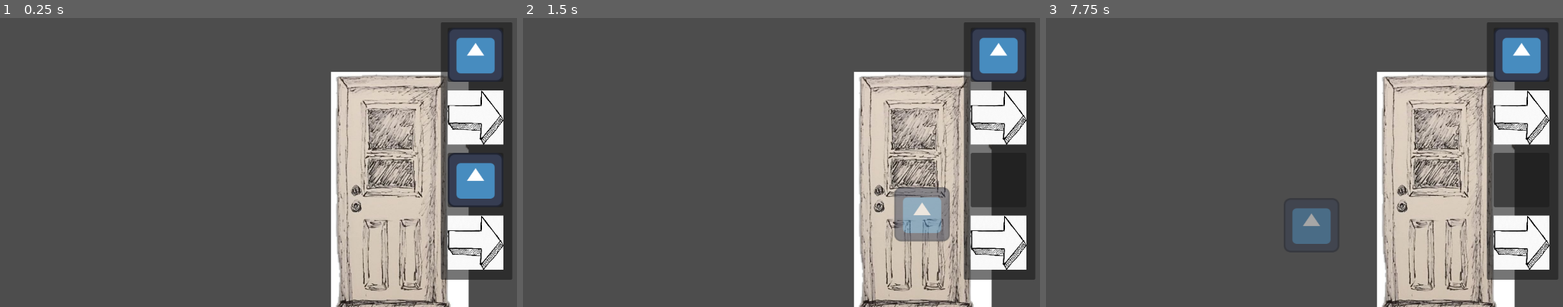
Above: before the commit, frames 1-3 (left to right).
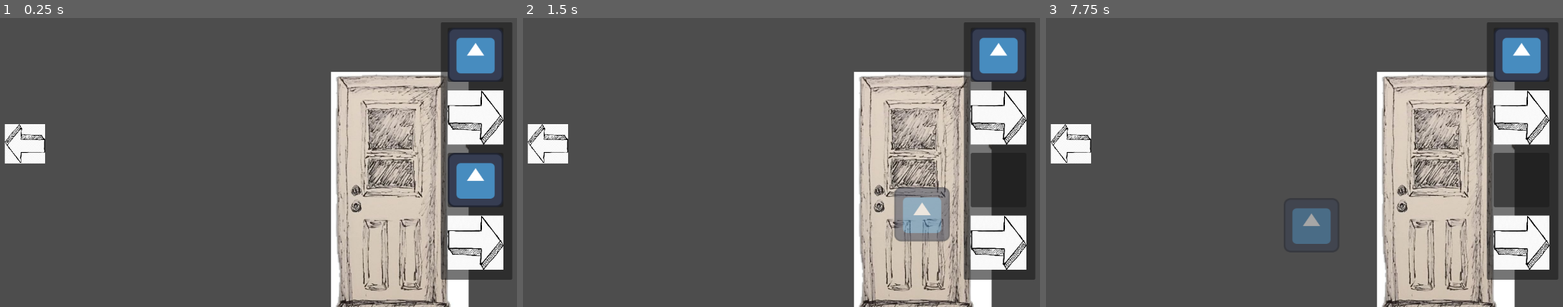
Above: after the commit, the same moments.

Repository: laura1050santos/EV4S3
Game: Godot game, scene res://scenes/cena1.tscn
Two runs of this game, one before a commit and one after it. Both use one fixed random seed, a clock stepped at 60 frames per second and the inputs below. The engine's default icon, where the game draws it, is replaced by a stand-in: a white triangle on a blue panel in a dark square.
Inputs (mouse positions are in pixels of both pictures, inside the frame that each line leads up to):
- Up to frame 1 (0.25 s): no input
- Up to frame 2 (1.5 s): tap Enter at 0.5 s; drag from (915, 197) to (859, 75) at 0.52 s; tap Space at 1.25 s; drag from (972, 194) to (771, 211) at 1.27 s
- Up to frame 3 (7.75 s): move the mouse to (1154, 98) at 2.02 s; press the mouse at (1154, 98) at 2.03 s; release the mouse at (1154, 98) at 2.75 s; tap Enter at 2.75, 4.25 s; drag from (1351, 145) to (1154, 98) at 2.77 s; tap Space at 3.5, 5 s; move the mouse to (1237, 64) at 3.52 s; press the mouse at (1237, 64) at 3.53 s; release the mouse at (1237, 64) at 4.25 s; drag from (1449, 130) to (1237, 64) at 4.27 s; move the mouse to (1211, 162) at 5.02 s; press the mouse at (1211, 162) at 5.03 s; release the mouse at (1211, 162) at 5.75 s; drag from (1382, 75) to (1211, 162) at 5.77 s; move the mouse to (1294, 211) at 6.52 s; press the mouse at (1294, 211) at 6.53 s; release the mouse at (1294, 211) at 7.25 s; drag from (1495, 194) to (1294, 211) at 7.27 s

The runs differ from the first frame. In frame 1, 1.0% of the frame differs, in the area x 0-9%, y 36-51%; in frame 2, 1.0%; in frame 3, 1.0%.

Commit message:
Add files via upload

Diff:
--- /dev/null
+++ b/scenes/Fases.tscn
@@ -0,0 +1,136 @@
+[gd_scene format=3 uid="uid://nvea80qtj18n"]
+
+[ext_resource type="Script" uid="uid://bk1g0ggvauylc" path="res://scripts/item_slot.gd" id="2_hswsb"]
+[ext_resource type="Script" uid="uid://bw8sh38ggq7ik" path="res://scripts/inventory.gd" id="2_t2sse"]
+[ext_resource type="Texture2D" uid="uid://dohev3itxb5uk" path="res://icon.svg" id="3_mu20r"]
+[ext_resource type="Texture2D" uid="uid://esjtml4h1mhu" path="res://Black Outline Drawing Arrow 3D Effect Point Right.jpeg" id="4_1ji4w"]
+[ext_resource type="Resource" uid="uid://r3plls5c0nu" path="res://recursos/godotzinho.tres" id="4_t6213"]
+[ext_resource type="Resource" uid="uid://bhyalfwygln4" path="res://recursos/seta.tres" id="6_ai134"]
+[ext_resource type="PackedScene" uid="uid://ckhwohuopfu6i" path="res://scenes/fase1.tscn" id="8_e0qmy"]
+[ext_resource type="Script" uid="uid://yw26bij3lsj4" path="res://scripts/word_drop_area.gd" id="9_q0ogx"]
+
+[node name="Fases" type="Sprite2D" unique_id=2030175741]
+position = Vector2(589, 319.00003)
+rotation = 0.003354011
+scale = Vector2(0.7252294, 0.7097239)
+
+[node name="WordDropArea" type="Control" parent="." unique_id=1712967252]
+clip_contents = true
+layout_mode = 3
+anchors_preset = 15
+anchor_right = 1.0
+anchor_bottom = 1.0
+offset_left = -800.0
+offset_top = -450.0
+offset_right = 774.3827
+offset_bottom = 466.59766
+grow_horizontal = 2
+grow_vertical = 2
+mouse_filter = 1
+script = ExtResource("9_q0ogx")
+
+[node name="CanvasLayer" type="CanvasLayer" parent="." unique_id=1050914594]
+
+[node name="inventory" type="Panel" parent="CanvasLayer" unique_id=1461794080]
+anchors_preset = -1
+anchor_left = 0.845
+anchor_top = 0.51500005
+anchor_right = 0.845
+anchor_bottom = 0.51500005
+offset_left = -71.44006
+offset_top = -258.72003
+offset_right = 72.55994
+offset_bottom = 259.27997
+grow_horizontal = 2
+grow_vertical = 2
+size_flags_horizontal = 4
+size_flags_vertical = 4
+script = ExtResource("2_t2sse")
+
+[node name="GridContainer" type="GridContainer" parent="CanvasLayer/inventory" unique_id=495445096]
+unique_name_in_owner = true
+layout_mode = 1
+anchors_preset = 8
+anchor_left = 0.5
+anchor_top = 0.5
+anchor_right = 0.5
+anchor_bottom = 0.5
+offset_left = -58.0
+offset_top = -248.0
+offset_right = 54.0
+offset_bottom = 239.0
+grow_horizontal = 2
+grow_vertical = 2
+theme_override_constants/h_separation = 12
+theme_override_constants/v_separation = 17
+
+[node name="itemSlot" type="Panel" parent="CanvasLayer/inventory/GridContainer" unique_id=1228606469]
+custom_minimum_size = Vector2(112, 109)
+layout_mode = 2
+script = ExtResource("2_hswsb")
+item = ExtResource("4_t6213")
+
+[node name="icon" type="TextureRect" parent="CanvasLayer/inventory/GridContainer/itemSlot" unique_id=561639030]
+layout_mode = 1
+anchors_preset = 15
+anchor_right = 1.0
+anchor_bottom = 1.0
+grow_horizontal = 2
+grow_vertical = 2
+texture = ExtResource("3_mu20r")
+expand_mode = 1
+metadata/_edit_use_anchors_ = true
+
+[node name="itemSlot3" type="Panel" parent="CanvasLayer/inventory/GridContainer" unique_id=728027775]
+custom_minimum_size = Vector2(112, 109)
+layout_mode = 2
+script = ExtResource("2_hswsb")
+item = ExtResource("6_ai134")
+
+[node name="icon" type="TextureRect" parent="CanvasLayer/inventory/GridContainer/itemSlot3" unique_id=1041577781]
+layout_mode = 1
+anchors_preset = 15
+anchor_right = 1.0
+anchor_bottom = 1.0
+grow_horizontal = 2
+grow_vertical = 2
+expand_mode = 1
+metadata/_edit_use_anchors_ = true
+
+[node name="itemSlot2" type="Panel" parent="CanvasLayer/inventory/GridContainer" unique_id=30609785]
+custom_minimum_size = Vector2(112, 109)
+layout_mode = 2
+script = ExtResource("2_hswsb")
+item = ExtResource("4_t6213")
+
+[node name="icon" type="TextureRect" parent="CanvasLayer/inventory/GridContainer/itemSlot2" unique_id=613110089]
+layout_mode = 1
+anchors_preset = 15
+anchor_right = 1.0
+anchor_bottom = 1.0
+grow_horizontal = 2
+grow_vertical = 2
+expand_mode = 1
+metadata/_edit_use_anchors_ = true
+
+[node name="itemSlot4" type="Panel" parent="CanvasLayer/inventory/GridContainer" unique_id=120152961]
+custom_minimum_size = Vector2(112, 109)
+layout_mode = 2
+script = ExtResource("2_hswsb")
+item = ExtResource("6_ai134")
+
+[node name="icon" type="TextureRect" parent="CanvasLayer/inventory/GridContainer/itemSlot4" unique_id=1345834371]
+layout_mode = 1
+anchors_preset = 15
+anchor_right = 1.0
+anchor_bottom = 1.0
+grow_horizontal = 2
+grow_vertical = 2
+texture = ExtResource("4_1ji4w")
+expand_mode = 1
+metadata/_edit_use_anchors_ = true
+
+[node name="faseContent" type="Node" parent="." unique_id=2033394616]
+
+[node name="fase1" parent="faseContent" unique_id=391231545 instance=ExtResource("8_e0qmy")]
+position = Vector2(589, 319.00003)
--- a/scenes/cena1.tscn
+++ b/scenes/cena1.tscn
@@ -3,7 +3,7 @@
 [ext_resource type="Texture2D" uid="uid://xxmnp2loxyp" path="res://Ellens Sketchbook on Instagram_ “Scribbly sketch #wip #inktober #pen #pensketch #ink #blackink #uniball #art #sketch #sketchbook #drawing #door #doorway #entrance”.jpeg" id="1_j7yu6"]
 [ext_resource type="Script" uid="uid://cf43kjp0m6453" path="res://scripts/area_2d.gd" id="2_26c1w"]
 [ext_resource type="Script" uid="uid://d42u1o805uge" path="res://scripts/collision_shape_2d_porta.gd" id="4_mc1gy"]
-[ext_resource type="PackedScene" uid="uid://nvea80qtj18n" path="res://scenes/inventario.tscn" id="9_m5i17"]
+[ext_resource type="PackedScene" uid="uid://nvea80qtj18n" path="res://scenes/Fases.tscn" id="9_m5i17"]
 
 [sub_resource type="RectangleShape2D" id="RectangleShape2D_p6d6i"]
 size = Vector2(211, 481)
--- /dev/null
+++ b/scenes/fase.tscn
@@ -0,0 +1,40 @@
+[gd_scene format=3 uid="uid://cxf0n8iinai4t"]
+
+[ext_resource type="Texture2D" uid="uid://esjtml4h1mhu" path="res://Black Outline Drawing Arrow 3D Effect Point Right.jpeg" id="1_tgoi4"]
+[ext_resource type="Script" uid="uid://bn41y10sh7gt2" path="res://scripts/seta_esquerda.gd" id="2_imrr5"]
+
+[sub_resource type="RectangleShape2D" id="RectangleShape2D_q0yem"]
+size = Vector2(743.04443, 660.9972)
+
+[node name="fase" type="Node2D" unique_id=391231545]
+rotation = 0.003354011
+scale = Vector2(0.72522944, 0.7097239)
+
+[node name="paredes" type="Node" parent="." unique_id=1616933240]
+
+[node name="parede1" type="Node2D" parent="paredes" unique_id=649457082]
+visible = false
+
+[node name="ColorRect" type="ColorRect" parent="paredes/parede1" unique_id=237239753]
+offset_right = 1150.0
+offset_bottom = 655.0
+
+[node name="setas" type="Node" parent="." unique_id=976764663]
+
+[node name="setaEsquerda" type="Sprite2D" parent="setas" unique_id=1001028190]
+top_level = true
+position = Vector2(65.00001, 319.6655)
+rotation = 3.1415927
+scale = Vector2(0.11005435, 0.12102926)
+texture = ExtResource("1_tgoi4")
+script = ExtResource("2_imrr5")
+
+[node name="Area2D" type="Area2D" parent="setas/setaEsquerda" unique_id=1396302652]
+position = Vector2(54.51877, -32.5)
+
+[node name="CollisionShape2D" type="CollisionShape2D" parent="setas/setaEsquerda/Area2D" unique_id=1487483117]
+position = Vector2(-27.259403, 29.736038)
+scale = Vector2(0.9999997, 0.9999999)
+shape = SubResource("RectangleShape2D_q0yem")
+
+[connection signal="input_event" from="setas/setaEsquerda/Area2D" to="setas/setaEsquerda" method="_on_area_2d_input_event"]
--- /dev/null
+++ b/scenes/fase1.tscn
@@ -0,0 +1,41 @@
+[gd_scene format=3 uid="uid://ckhwohuopfu6i"]
+
+[ext_resource type="Texture2D" uid="uid://esjtml4h1mhu" path="res://Black Outline Drawing Arrow 3D Effect Point Right.jpeg" id="1_elbe8"]
+[ext_resource type="Script" uid="uid://bn41y10sh7gt2" path="res://scripts/seta_esquerda.gd" id="2_q0yem"]
+
+[sub_resource type="RectangleShape2D" id="RectangleShape2D_q0yem"]
+size = Vector2(743.04443, 660.9972)
+
+[node name="fase" type="Node2D" unique_id=391231545]
+rotation = 0.003354011
+scale = Vector2(0.72522944, 0.7097239)
+
+[node name="paredes" type="Node" parent="." unique_id=1616933240]
+
+[node name="parede1" type="Node2D" parent="paredes" unique_id=649457082]
+unique_name_in_owner = true
+visible = false
+
+[node name="ColorRect" type="ColorRect" parent="paredes/parede1" unique_id=237239753]
+offset_right = 1150.0
+offset_bottom = 655.0
+
+[node name="setas" type="Node" parent="." unique_id=976764663]
+
+[node name="setaEsquerda" type="Sprite2D" parent="setas" unique_id=1001028190]
+top_level = true
+position = Vector2(65.00001, 319.6655)
+rotation = 3.1415927
+scale = Vector2(0.11005435, 0.12102926)
+texture = ExtResource("1_elbe8")
+script = ExtResource("2_q0yem")
+
+[node name="Area2D" type="Area2D" parent="setas/setaEsquerda" unique_id=1396302652]
+position = Vector2(54.51877, -32.5)
+
+[node name="CollisionShape2D" type="CollisionShape2D" parent="setas/setaEsquerda/Area2D" unique_id=1487483117]
+position = Vector2(-27.259403, 29.736038)
+scale = Vector2(0.9999997, 0.9999999)
+shape = SubResource("RectangleShape2D_q0yem")
+
+[connection signal="input_event" from="setas/setaEsquerda/Area2D" to="setas/setaEsquerda" method="_on_area_2d_input_event"]
--- /dev/null
+++ b/scripts/seta_esquerda.gd
@@ -0,0 +1,5 @@
+extends Sprite2D
+# Called when the node enters the scene tree for the first time.
+
+func _on_area_2d_input_event(viewport: Node, event: InputEventMouseButton, shape_idx: int):
+	get_node("../../paredes/parede1").show()
Not shown, added: scripts/seta_esquerda.gd.uid
